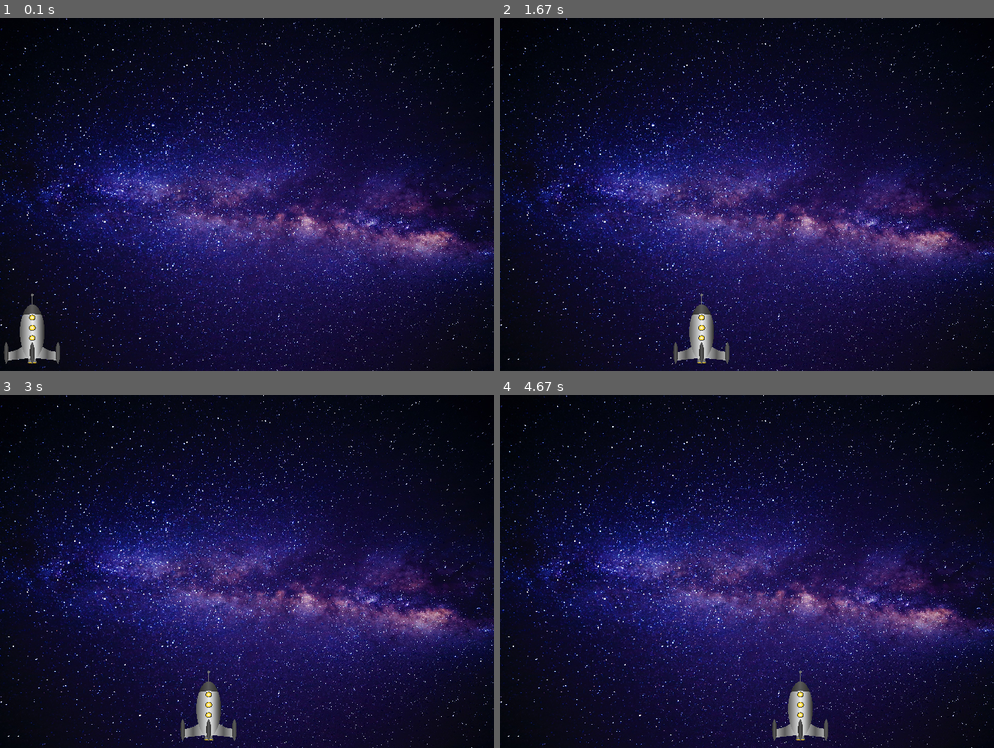
Above: before the commit, frames 1-4 (two rows, left to right).
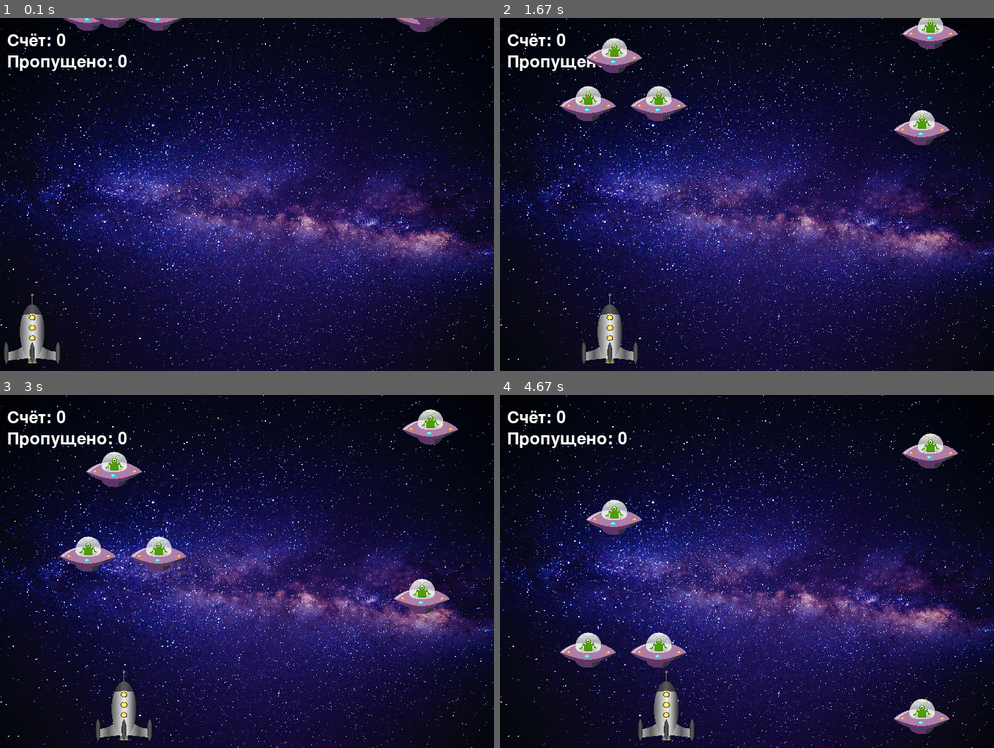
Above: after the commit, the same moments.

Repository: DimsDmitry/Group15-15
Game: pygame game, started from m5_pygame/shooter/shooter_game.py
Two runs of this game, one before a commit and one after it. Both use one fixed random seed, a clock stepped at 60 frames per second and the inputs below.
Inputs:
- Up to frame 1 (0.1 s): no input
- Up to frame 2 (1.67 s): hold Right 0.33-0.8 s; hold Right 0.83-1.3 s; hold Left from 1.33 s (still down)
- Up to frame 3 (3 s): release Left at 1.87 s; hold Left 1.9-2.3 s; hold Right 2.33-2.97 s
- Up to frame 4 (4.67 s): hold Left 3-3.47 s; hold Right 3.5-3.97 s; hold Right 4-4.47 s; hold Left from 4.5 s (still down)

The runs differ from the first frame. In frame 1, 1.4% of the frame differs, in the area x 1-91%, y 0-15%; in frame 2, 5.4%; in frame 3, 5.5%; in frame 4, 5.6%, in the area x 1-93%, y 4-98%.

Commit message:
09.11.2024

Diff:
--- a/m5_pygame/shooter/shooter_game.py
+++ b/m5_pygame/shooter/shooter_game.py
@@ -1,4 +1,5 @@
 from pygame import *
+from random import randint
 
 
 class GameSprite(sprite.Sprite):
@@ -23,7 +24,7 @@
 class Player(GameSprite):
     """класс-наследник для спрайта-игрока (управляется стрелками)"""
 
-    def move(self):
+    def update(self):
         """перемещение игрока клавишами"""
         keys_pressed = key.get_pressed()
         if keys_pressed[K_LEFT] and self.rect.x > 5:
@@ -34,6 +35,20 @@
     def fire(self):
         """стрельба"""
         pass
+
+
+class Enemy(GameSprite):
+    """класс-наследник для спрайта-противника (перемещается автоматически вниз)"""
+
+    def update(self):
+        """перемещение автоматически - координата rect.y постоянно растёт"""
+        self.rect.y += self.speed
+        global lost
+        if self.rect.y > win_height:
+            # если противник достигает нижней границы экрана, lost увеличивается на 0, а противник перемещается вверх
+            self.rect.x = randint(80, win_width - 80)
+            self.rect.y = 0
+            lost += 1
 
 
 # создаём окно игры
@@ -49,8 +64,21 @@
 mixer.music.play()
 fire_sound = mixer.Sound('fire.ogg')  # звук выстрела
 
+# шрифты
+font.init()
+font2 = font.Font(None, 36)
+
+score = 0  # сбито кораблей
+lost = 0  # пропущено кораблей
+
 # спрайты игры
-ship = Player('rocket.png', 5, win_height-110, 80, 100, 10)
+ship = Player('rocket.png', 5, win_height - 110, 80, 100, 10)
+
+monsters = sprite.Group()
+for i in range(5):
+    # создаём несколько противников, помещаем каждого в группу monsters
+    monster = Enemy('ufo.png', randint(80, win_width - 80), -40, 80, 50, randint(1, 5))
+    monsters.add(monster)
 
 # переменные для игрового цикла
 finish = False
@@ -65,8 +93,18 @@
     if not finish:
         # если finish == False, обновляем экран и включаем движение спрайтов
         window.blit(background, (0, 0))
+        ship.update()
+        monsters.update()
+
+        # создаём счётчики сбитых и пропущенных кораблей, отображаем их на экране
+        text = font2.render(f'Счёт: {str(score)}', 1, (255, 255, 255))
+        window.blit(text, (10, 20))
+
+        text_lose = font2.render(f'Пропущено: {str(lost)}', 1, (255, 255, 255))
+        window.blit(text_lose, (10, 50))
+
         ship.reset()
-        ship.move()
+        monsters.draw(window)
 
         display.update()
-    time.delay(25)
+    time.delay(50)
